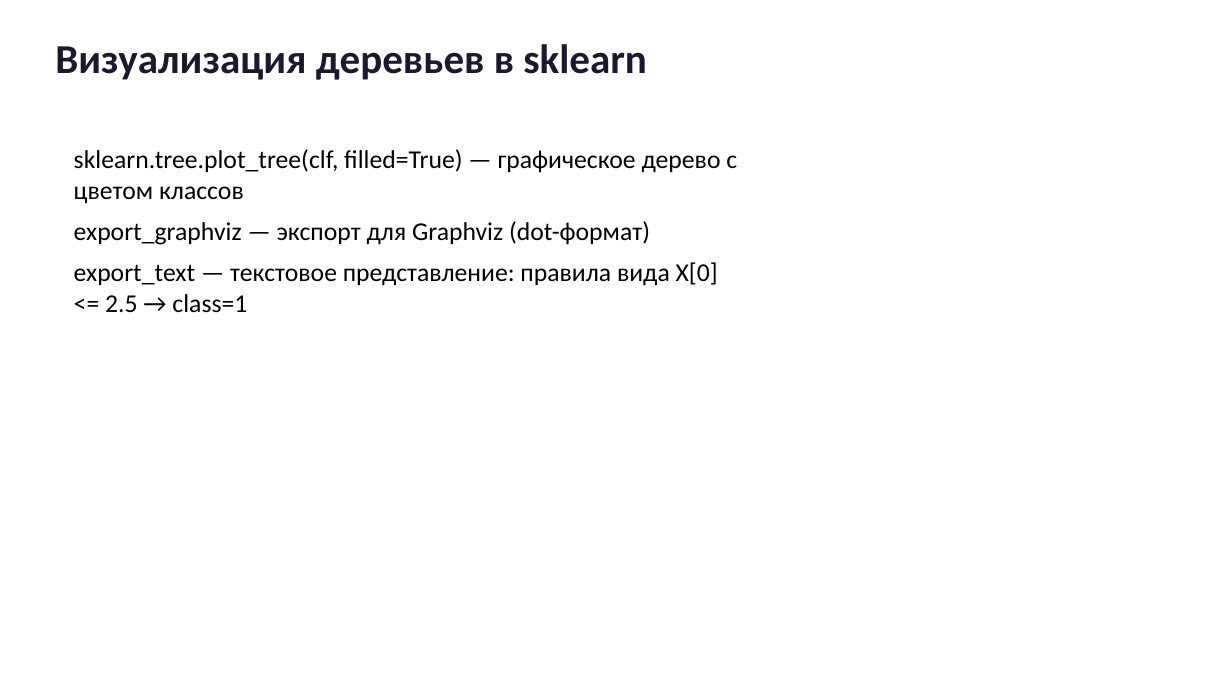
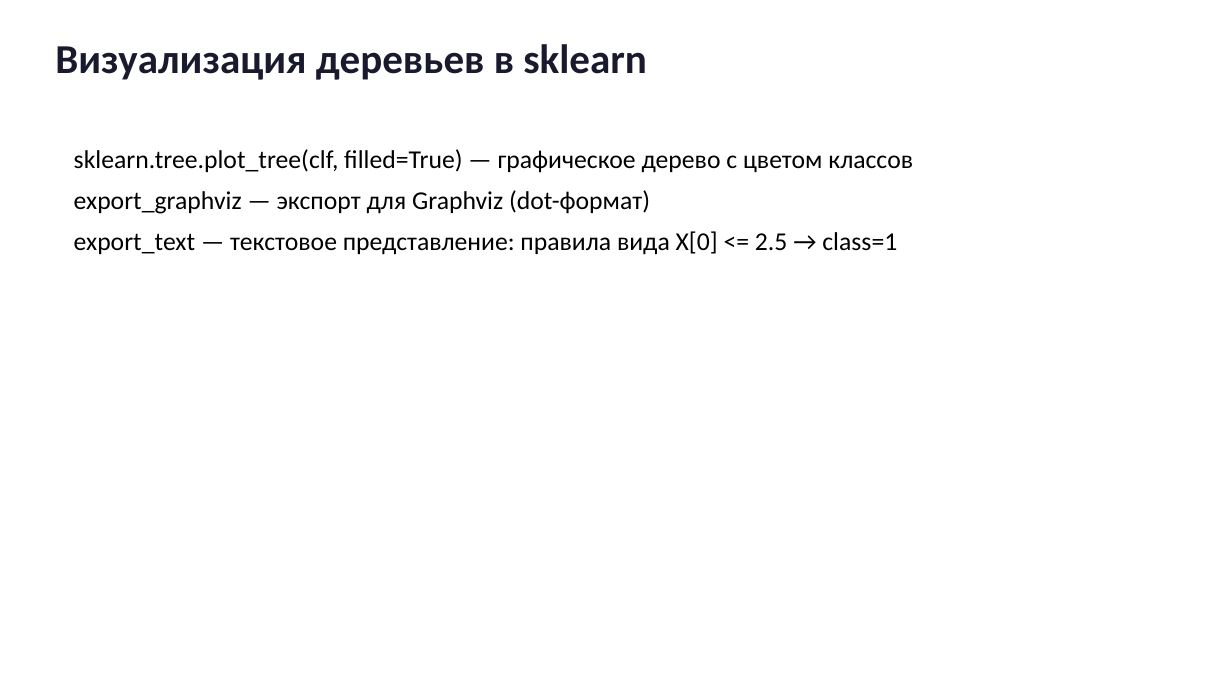
Before and after one commit to gurovic/ml-lessons, a slide deck: slide 17 of lessons/derevo_resheniy/presentation.pptx. Drawn at 1232x693 pixels with LibreOffice and Linux fonts; fonts in the diff are those of the drawing. Boxes give left, top, right and bottom in pixels: in the first picture for what was removed or moved away, otherwise in the second. Text is boxed around its words. In the diff, an @@ line names an element or a change of style, - is before the commit and + after.

```diff
--- a/lessons/derevo_resheniy/presentation.pptx
+++ b/lessons/derevo_resheniy/presentation.pptx
@@ text "sklearn.tree.plot_tree(clf, filled=True) — графическое дерев ..." rewrapped from (74, 149, 737, 313) to (74, 149, 913, 255) @@
```
Also in this commit, not shown: 15 other slides changed, 2 slides added, 2 slides removed, 45 other files.
